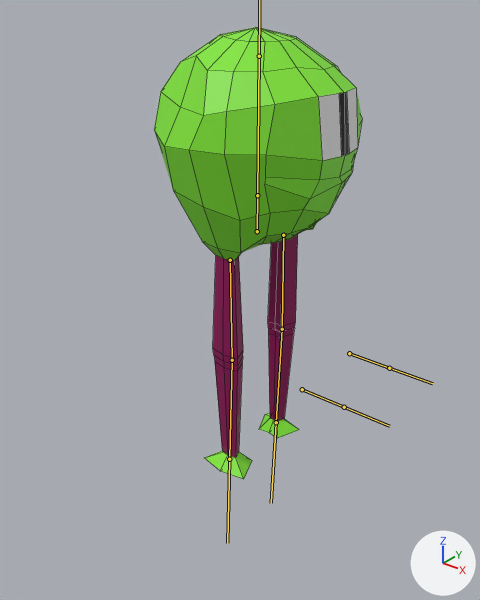
What one commit did to the FBX model The Infinite Labyrinth/Assets/Models/Player/monster1.fbx.
Camera for both pictures: a 50 mm lens placed at (4.41, -5.83, 5.75), pointed at (0.06, -0.39, 2.37). Arrows for +X, +Y and +Z are at lower right; the lights stay in place. The bones that bend it are drawn over the model as lines. Mesh edges are drawn as thin lines.

Objects in the first picture: 'Kula'.
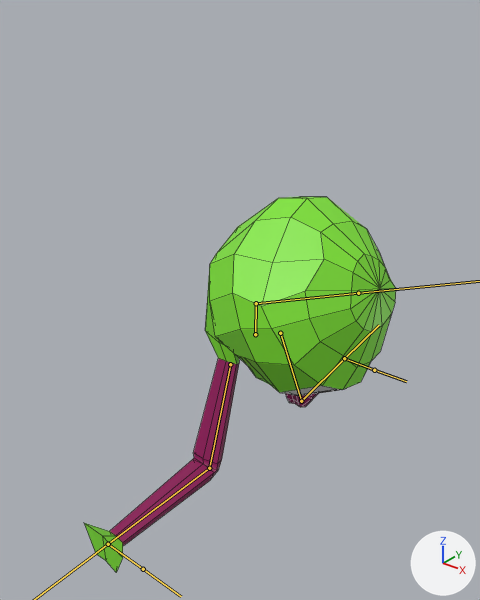
The newer file adds an action. The first version stands in its rest pose; the second is drawn at frame 10 of the action 'Szkielet|Death'.

Location of each change, [x1, y1, x2, y2] in pixels of the pictures (480 x 600 px):
'Kula', posed (50% wider, 17% shorter)
    before: [154, 27, 362, 479]
    after: [84, 197, 396, 573]
bone 'Root', root to tip
    before: (257, 231) to (257, 195)
    after: (255, 334) to (256, 303)
bone 'Head', root to tip
    before: (257, 195) to (259, 56)
    after: (256, 303) to (358, 293)
bone 'UpperLeg.L', root to tip
    before: (283, 235) to (282, 329)
    after: (280, 333) to (301, 401)
bone 'LowerLeg.L', root to tip
    before: (282, 329) to (276, 422)
    after: (301, 401) to (344, 358)
bone 'UpperLeg.R', root to tip
    before: (230, 260) to (232, 360)
    after: (230, 364) to (209, 468)
bone 'LowerLeg.R', root to tip
    before: (232, 360) to (229, 459)
    after: (209, 468) to (108, 544)

What the commit changed:
Bone 'Root' (bone_root) moves from (0.0, 0.0, 0.0) to (0.0, -1.36, 0.0).
Bone 'Head' (bone_head) turns from (0, 0, 0) to (1, -22, -68) degrees about its own x, y and z.
Bone 'UpperLeg.L' (bone_upperleg_l) moves from (0.0, 0.0, 0.0) to (0.02, 1.36, 0.0).
Bone 'UpperLeg.L' (bone_upperleg_l) turns from (0, 0, 0) to (-18, 4, 4) degrees about its own x, y and z.
Bone 'LowerLeg.L' (bone_lowerleg_l) turns from (0, 0, 0) to (-69, -7, -9) degrees about its own x, y and z.
Bone 'UpperLeg.R' (bone_upperleg_r) moves from (0.0, 0.0, 0.0) to (0.02, 1.36, 0.0).
Bone 'UpperLeg.R' (bone_upperleg_r) turns from (0, 0, 0) to (25, -3, 2) degrees about its own x, y and z.
Bone 'LowerLeg.R' (bone_lowerleg_r) turns from (0, 0, 0) to (59, 5, -7) degrees about its own x, y and z.
